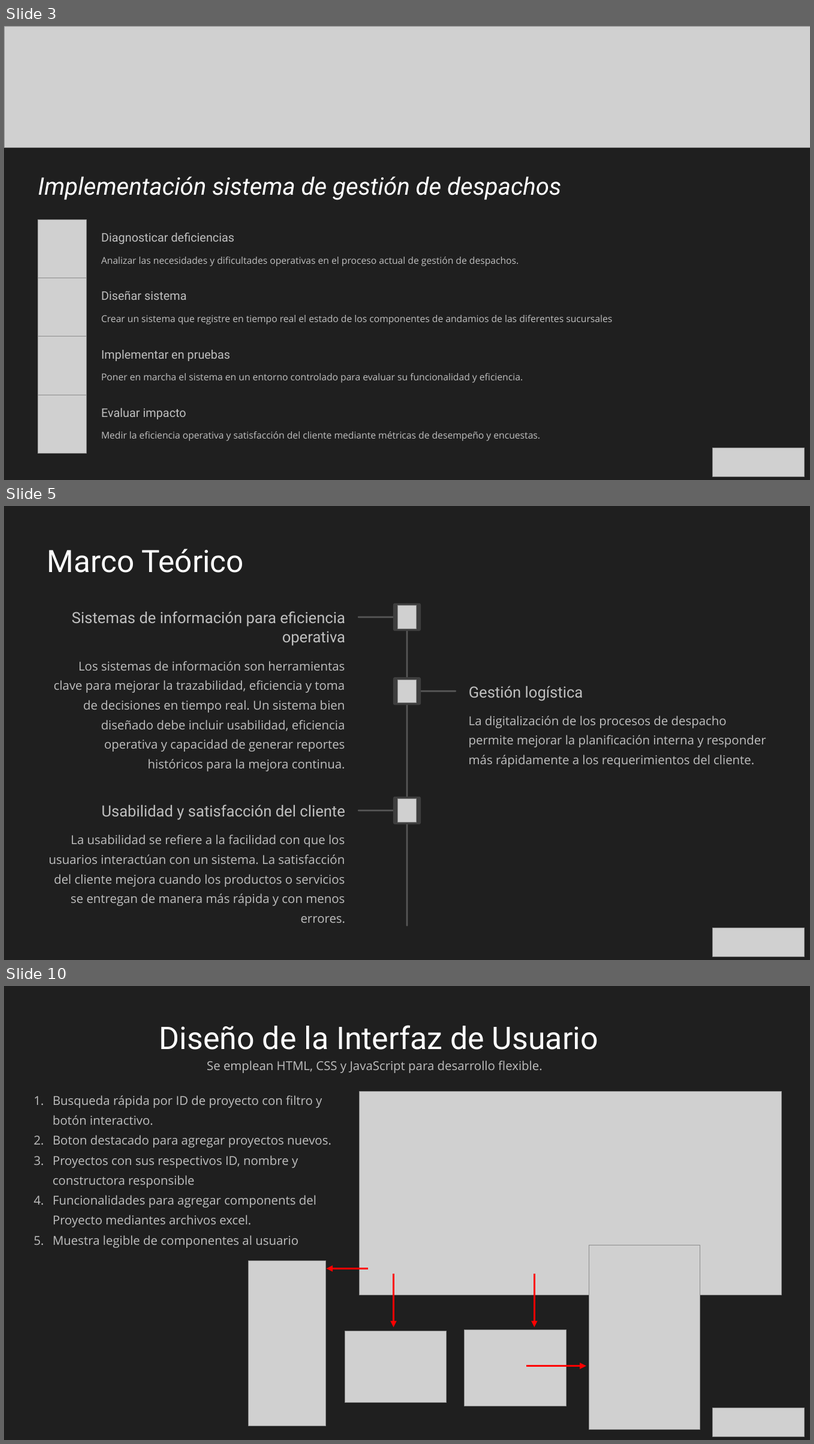
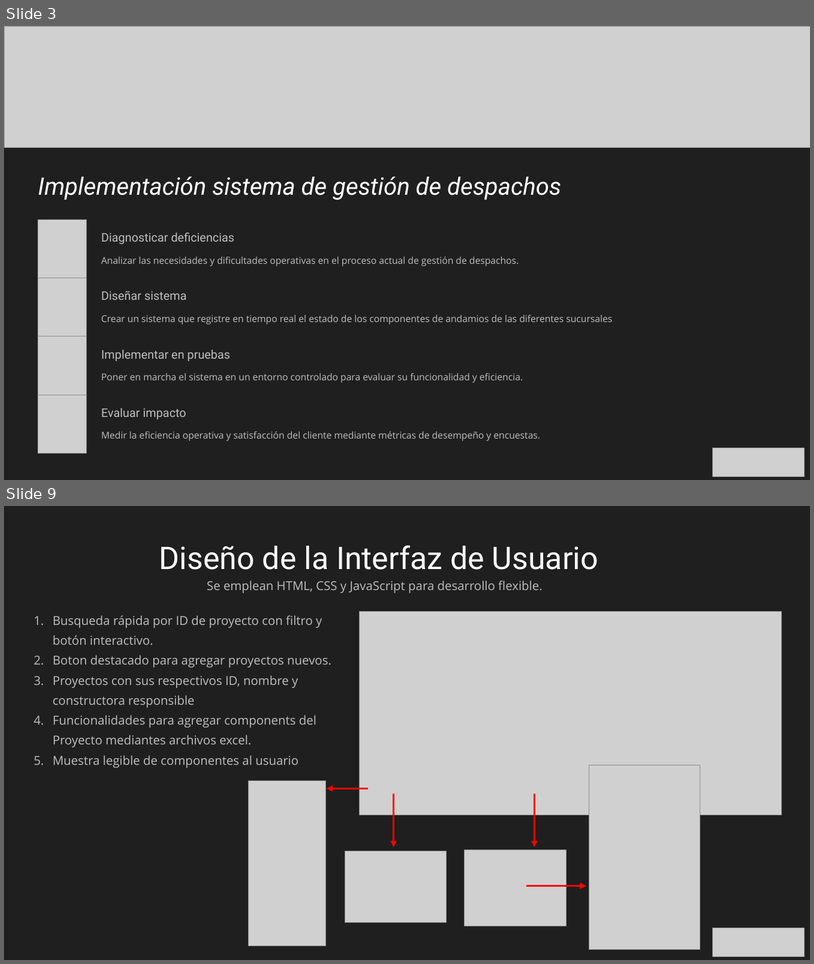
Before and after one commit to MikeBrevis/IACC_Examen_Final, a slide deck: MichelBrevis-Presentación examen final.pptx. Shown one above the other, each under a label of ours: slides 3, 5 and 10 before the commit, slides 3 and 9 after it; the slides between them are not shown. The pictures are 814x1444 and 814x964 pixels, drawn with LibreOffice and Linux fonts; fonts in the diff are those of the drawing; grey boxes stand for pictures; background and template pictures are left out. Boxes give left, top, right and bottom in pixels: in the first picture for what was removed or moved away, otherwise in the second. Text is boxed around its words. In the diff, an @@ line names an element or a change of style, - is before the commit and + after.

```diff
--- a/MichelBrevis-Presentación examen final.pptx
+++ b/MichelBrevis-Presentación examen final.pptx
@@ slide 5 removed at (x1=4, y1=506, x2=810, y2=960), background #FFFFFF; not listed: 1 template element that a slide beside it also shows @@
@@ text removed at (x1=47, y1=549, x2=244, y2=573) @@
-Marco Teórico
@@ text removed at (x1=72, y1=611, x2=345, y2=645) @@
-Sistemas de información para eficiencia operativa
@@ rounded rectangle removed at (x1=393, y1=603, x2=421, y2=631) @@
@@ picture removed at (x1=398, y1=605, x2=417, y2=628) @@
@@ rounded rectangle removed at (x1=406, y1=603, x2=408, y2=926) @@
@@ rounded rectangle removed at (x1=358, y1=616, x2=395, y2=618) @@
@@ text removed at (x1=54, y1=661, x2=345, y2=771) @@
-Los sistemas de información son herramientas clave para mejorar la trazabilidad, eficiencia y toma de decisiones en tiempo real. Un sistema bien diseñado debe incluir usabilidad, eficiencia operativa y capacidad de generar reportes históricos para la mejora continua.
@@ rounded rectangle removed at (x1=393, y1=677, x2=421, y2=705) @@
@@ picture removed at (x1=398, y1=679, x2=417, y2=703) @@
@@ rounded rectangle removed at (x1=419, y1=690, x2=456, y2=691) @@
@@ text removed at (x1=469, y1=686, x2=584, y2=701) @@
-Gestión logística
@@ text removed at (x1=469, y1=715, x2=767, y2=767) @@
-La digitalización de los procesos de despacho permite mejorar la planificación interna y responder más rápidamente a los requerimientos del cliente.
@@ text removed at (x1=102, y1=804, x2=345, y2=820) @@
-Usabilidad y satisfacción del cliente
@@ rounded rectangle removed at (x1=358, y1=810, x2=395, y2=811) @@
@@ rounded rectangle removed at (x1=393, y1=796, x2=421, y2=824) @@
@@ picture removed at (x1=398, y1=799, x2=417, y2=822) @@
@@ text removed at (x1=49, y1=834, x2=346, y2=922) @@
-La usabilidad se refiere a la facilidad con que los usuarios interactúan con un sistema. La satisfacción del cliente mejora cuando los productos o servicios se entregan de manera más rápida y con menos errores.
@@ picture removed at (x1=713, y1=927, x2=805, y2=955) @@
@@ what was slide 10 is now slide 9 @@
```
Also in this commit, not shown: 6 slides changed, 1 slide added, 1 other slide removed, 1 other file.
